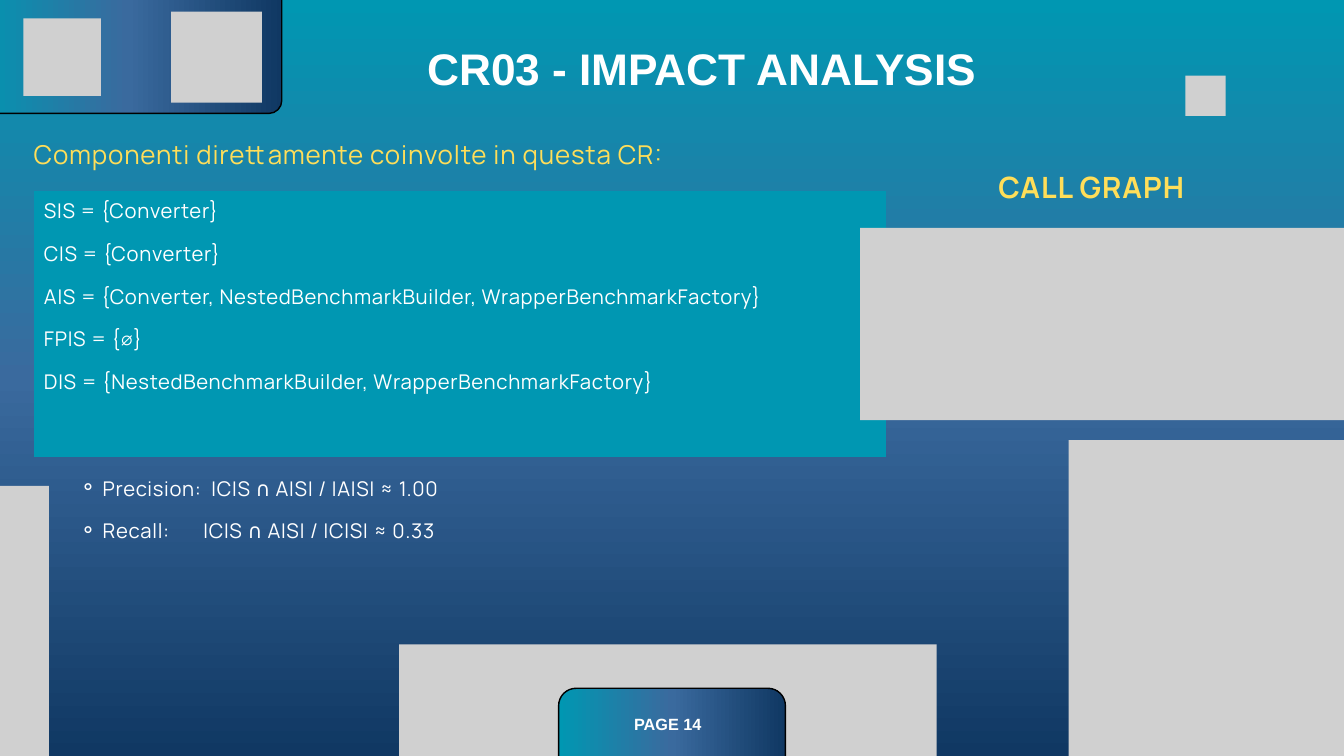
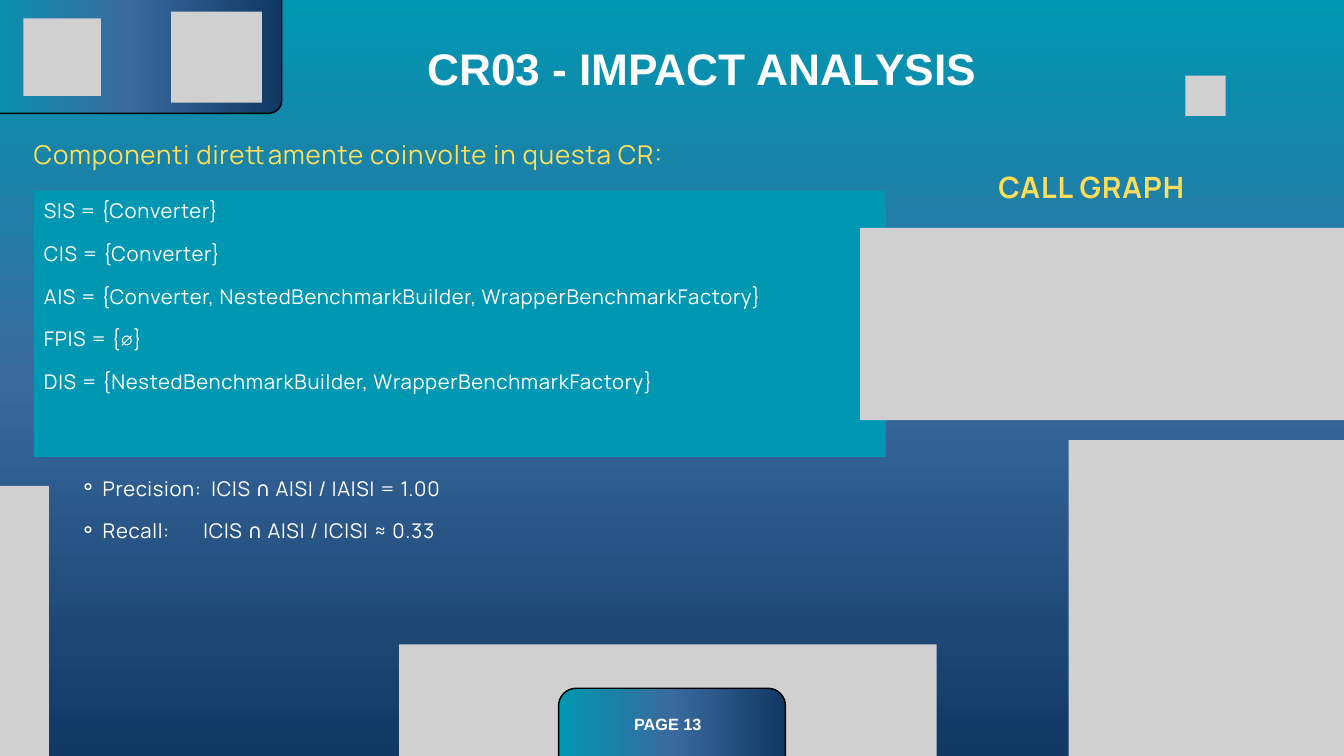
Before and after one commit to MikeCillo/junit-to-jmh, a slide deck: slide 13 of Green and Blue Futuristic Technology Computer Science Presentation (1).pptx (slide 14 before the commit). Drawn at 1344x756 pixels with LibreOffice and Linux fonts; fonts in the diff are those of the drawing; grey boxes stand for pictures. Boxes give left, top, right and bottom in pixels: in the first picture for what was removed or moved away, otherwise in the second. Text is boxed around its words. In the diff, an @@ line names an element or a change of style, - is before the commit and + after.

```diff
--- a/Green and Blue Futuristic Technology Computer Science Presentation (1).pptx
+++ b/Green and Blue Futuristic Technology Computer Science Presentation (1).pptx
@@ text at box(103, 481, 440, 497): text changed @@
-    ⚬ Precision: |CIS ∩ AIS| / |AIS| ≈ 1.00
+    ⚬ Precision: |CIS ∩ AIS| / |AIS| = 1.00
@@ text at box(634, 718, 701, 730): text changed @@
-PAGE 14
+PAGE 13
```
Also in this commit, not shown: 14 other slides changed, 1 slide removed.
